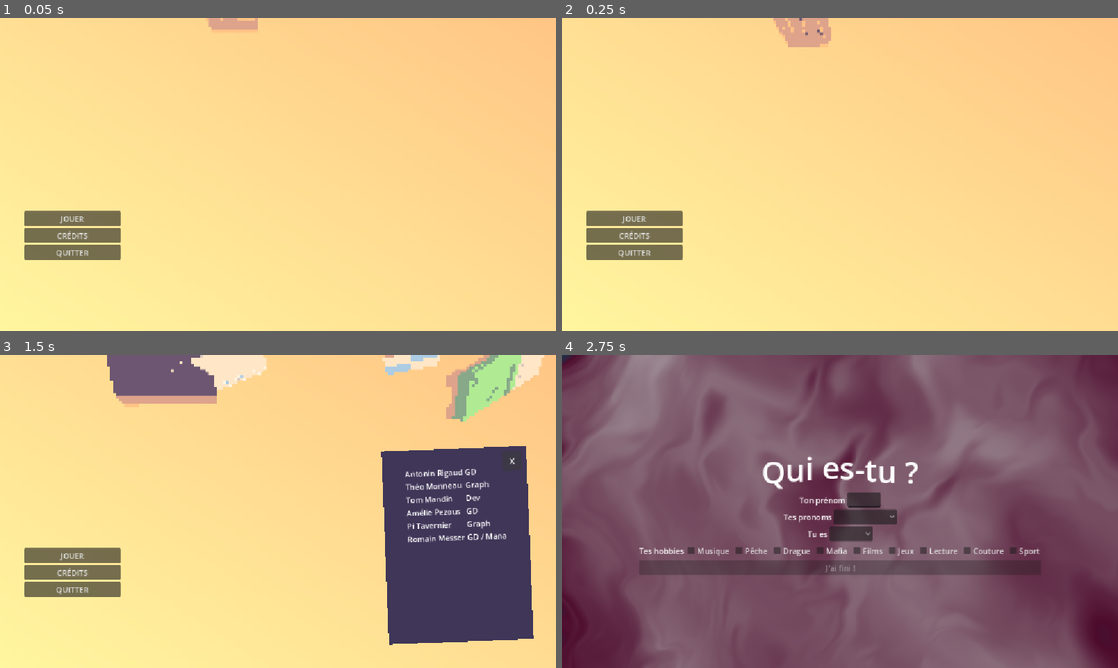
Above: before the commit, frames 1-4 (two rows, left to right).
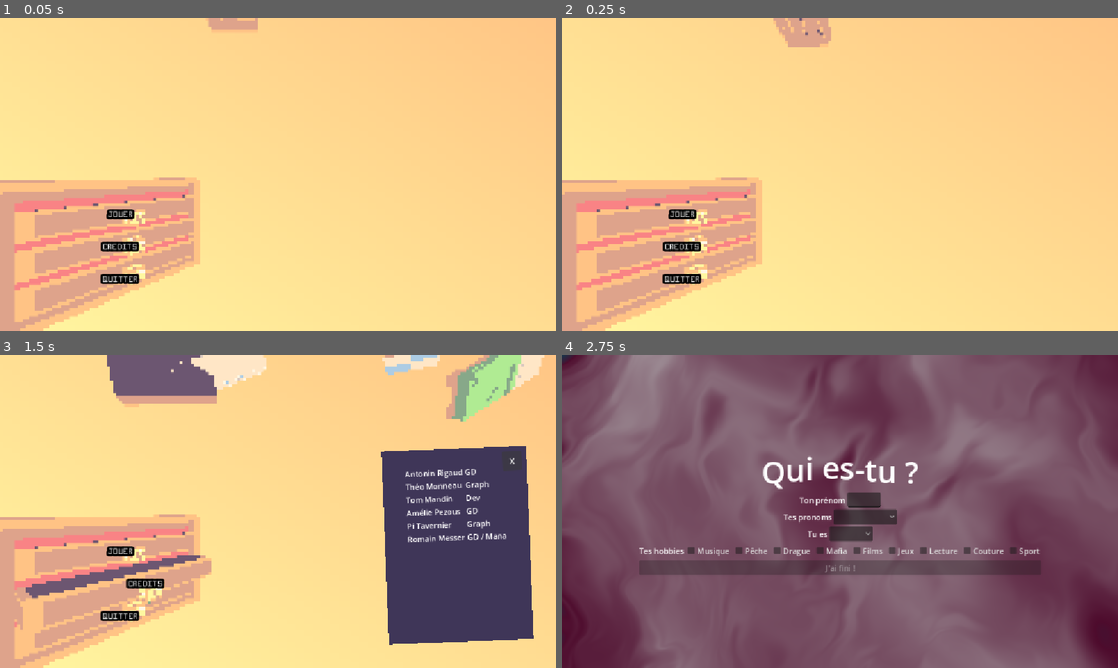
Above: after the commit, the same moments.

Repository: TotoEnF5/enjam-2026
Game: Godot game, scene res://scenes/Main_menu.tscn
Same seed, same stepped clock (60 frames per second), same inputs: the game is played once before the commit and once after it. This scene is started directly instead of the project's main scene.
Inputs:
- Up to frame 1 (0.05 s): no input
- Up to frame 2 (0.25 s): no input
- Up to frame 3 (1.5 s): click "CRÉDITS" (after the commit: "CREDITS") at 0.5 s; click "X" at 1.25 s
- Up to frame 4 (2.75 s): click "JOUER" at 2 s

The runs differ from the first frame. In frame 1, 14% of the frame differs, in the area x 0-36%, y 50-100%; in frame 2, 14%; in frame 3, 14%, in the area x 0-38%, y 50-100%; in frame 4, nothing differs.

Commit message:
yaha main menu fancy

Diff:
--- a/assets/Material/meubles01.tres
+++ b/assets/Material/meubles01.tres
@@ -1,6 +1,6 @@
 [gd_resource type="StandardMaterial3D" format=3 uid="uid://b8kxfx3n7i0at"]
 
-[ext_resource type="Texture2D" uid="uid://d2srhyxo1rnda" path="res://assets/Models/PlanDeTravail_ENJAM.png" id="1_xcr74"]
+[ext_resource type="Texture2D" uid="uid://0b1i4sryhsg3" path="res://assets/Models/MeubleTiroir_ENJAM.png" id="1_xcr74"]
 
 [resource]
 cull_mode = 2
--- a/scenes/Main_menu.tscn
+++ b/scenes/Main_menu.tscn
@@ -2,13 +2,26 @@
 
 [ext_resource type="Script" uid="uid://cvgr1mucyhthv" path="res://scripts/main_menu.gd" id="1_d1rr7"]
 [ext_resource type="Script" uid="uid://bhb82fdvhjsbv" path="res://scripts/button.gd" id="2_d1rr7"]
+[ext_resource type="FontFile" uid="uid://clgryhs50yo87" path="res://assets/Font/Modern Pixels.ttf" id="3_3tmrh"]
 [ext_resource type="PackedScene" uid="uid://dilrguime6ts1" path="res://scenes/particle_mm.tscn" id="3_ow2sg"]
+[ext_resource type="PackedScene" uid="uid://dutt0h8xgqij1" path="res://assets/Models/MeubleTiroir.glb" id="4_qtdab"]
+[ext_resource type="PackedScene" uid="uid://cd870eu6isdvw" path="res://assets/Models/Tiroir.glb" id="5_610dt"]
 
 [sub_resource type="StyleBoxFlat" id="StyleBoxFlat_ddug4"]
 bg_color = Color(0.7344132, 0.5156983, 0.70600116, 1)
 
 [sub_resource type="ViewportTexture" id="ViewportTexture_d1rr7"]
 viewport_path = NodePath("SubViewportContainer/SubViewport")
+
+[sub_resource type="StyleBoxEmpty" id="StyleBoxEmpty_610dt"]
+
+[sub_resource type="StyleBoxEmpty" id="StyleBoxEmpty_3tmrh"]
+
+[sub_resource type="StyleBoxEmpty" id="StyleBoxEmpty_cvwki"]
+
+[sub_resource type="StyleBoxEmpty" id="StyleBoxEmpty_2w1r8"]
+
+[sub_resource type="StyleBoxEmpty" id="StyleBoxEmpty_q4q5n"]
 
 [sub_resource type="Animation" id="Animation_d1rr7"]
 length = 0.001
@@ -35,6 +48,150 @@
 "transitions": PackedFloat32Array(1),
 "update": 0,
 "values": [0.0]
+}
+tracks/2/type = "value"
+tracks/2/imported = false
+tracks/2/enabled = true
+tracks/2/path = NodePath("Tiroir3:position")
+tracks/2/interp = 1
+tracks/2/loop_wrap = true
+tracks/2/keys = {
+"times": PackedFloat32Array(0),
+"transitions": PackedFloat32Array(1),
+"update": 0,
+"values": [Vector3(-5.8819194, -31.863062, -7.60393)]
+}
+tracks/3/type = "value"
+tracks/3/imported = false
+tracks/3/enabled = true
+tracks/3/path = NodePath("Tiroir3:rotation")
+tracks/3/interp = 1
+tracks/3/loop_wrap = true
+tracks/3/keys = {
+"times": PackedFloat32Array(0),
+"transitions": PackedFloat32Array(1),
+"update": 0,
+"values": [Vector3(0, -0.5695282, 0)]
+}
+tracks/4/type = "value"
+tracks/4/imported = false
+tracks/4/enabled = true
+tracks/4/path = NodePath("Tiroir2:rotation")
+tracks/4/interp = 1
+tracks/4/loop_wrap = true
+tracks/4/keys = {
+"times": PackedFloat32Array(0),
+"transitions": PackedFloat32Array(1),
+"update": 0,
+"values": [Vector3(0, -0.5695282, 0)]
+}
+tracks/5/type = "value"
+tracks/5/imported = false
+tracks/5/enabled = true
+tracks/5/path = NodePath("Tiroir2:position")
+tracks/5/interp = 1
+tracks/5/loop_wrap = true
+tracks/5/keys = {
+"times": PackedFloat32Array(0),
+"transitions": PackedFloat32Array(1),
+"update": 0,
+"values": [Vector3(-5.8819194, -32.839752, -7.60393)]
+}
+tracks/6/type = "value"
+tracks/6/imported = false
+tracks/6/enabled = true
+tracks/6/path = NodePath("Tiroir:position")
+tracks/6/interp = 1
+tracks/6/loop_wrap = true
+tracks/6/keys = {
+"times": PackedFloat32Array(0),
+"transitions": PackedFloat32Array(1),
+"update": 0,
+"values": [Vector3(-5.8819194, -33.818977, -7.60393)]
+}
+tracks/7/type = "value"
+tracks/7/imported = false
+tracks/7/enabled = true
+tracks/7/path = NodePath("Tiroir:rotation")
+tracks/7/interp = 1
+tracks/7/loop_wrap = true
+tracks/7/keys = {
+"times": PackedFloat32Array(0),
+"transitions": PackedFloat32Array(1),
+"update": 0,
+"values": [Vector3(0, -0.5695282, 0)]
+}
+tracks/8/type = "value"
+tracks/8/imported = false
+tracks/8/enabled = true
+tracks/8/path = NodePath("VBoxContainer/Button_play:offset_transform_position")
+tracks/8/interp = 1
+tracks/8/loop_wrap = true
+tracks/8/keys = {
+"times": PackedFloat32Array(0),
+"transitions": PackedFloat32Array(1),
+"update": 0,
+"values": [Vector2(0, 0)]
+}
+tracks/9/type = "value"
+tracks/9/imported = false
+tracks/9/enabled = true
+tracks/9/path = NodePath("VBoxContainer/Button_play:offset_transform_scale")
+tracks/9/interp = 1
+tracks/9/loop_wrap = true
+tracks/9/keys = {
+"times": PackedFloat32Array(0),
+"transitions": PackedFloat32Array(1),
+"update": 0,
+"values": [Vector2(1, 1)]
+}
+tracks/10/type = "value"
+tracks/10/imported = false
+tracks/10/enabled = true
+tracks/10/path = NodePath("VBoxContainer/Button_credits:offset_transform_position")
+tracks/10/interp = 1
+tracks/10/loop_wrap = true
+tracks/10/keys = {
+"times": PackedFloat32Array(0),
+"transitions": PackedFloat32Array(1),
+"update": 0,
+"values": [Vector2(0, 0)]
+}
+tracks/11/type = "value"
+tracks/11/imported = false
+tracks/11/enabled = true
+tracks/11/path = NodePath("VBoxContainer/Button_credits:offset_transform_scale")
+tracks/11/interp = 1
+tracks/11/loop_wrap = true
+tracks/11/keys = {
+"times": PackedFloat32Array(0),
+"transitions": PackedFloat32Array(1),
+"update": 0,
+"values": [Vector2(1, 1)]
+}
+tracks/12/type = "value"
+tracks/12/imported = false
+tracks/12/enabled = true
+tracks/12/path = NodePath("VBoxContainer/Button_quit:offset_transform_position")
+tracks/12/interp = 1
+tracks/12/loop_wrap = true
+tracks/12/keys = {
+"times": PackedFloat32Array(0),
+"transitions": PackedFloat32Array(1),
+"update": 0,
+"values": [Vector2(0, 0)]
+}
+tracks/13/type = "value"
+tracks/13/imported = false
+tracks/13/enabled = true
+tracks/13/path = NodePath("VBoxContainer/Button_quit:offset_transform_scale")
+tracks/13/interp = 1
+tracks/13/loop_wrap = true
+tracks/13/keys = {
+"times": PackedFloat32Array(0),
+"transitions": PackedFloat32Array(1),
+"update": 0,
+"values": [Vector2(1, 1)]
 }
 
 [sub_resource type="Animation" id="Animation_ow2sg"]
@@ -65,10 +222,169 @@
 "values": [0.08726646, 0.08726646, -0.08726646259971647, 0.05235987755982989, -0.01745329251994329, 0.0]
 }
 
+[sub_resource type="Animation" id="Animation_cvwki"]
+resource_name = "tiroir_bas"
+length = 0.35
+tracks/0/type = "value"
+tracks/0/imported = false
+tracks/0/enabled = true
+tracks/0/path = NodePath("Tiroir:position")
+tracks/0/interp = 1
+tracks/0/loop_wrap = true
+tracks/0/keys = {
+"times": PackedFloat32Array(0, 0.30061617, 0.35),
+"transitions": PackedFloat32Array(1, 1, 1),
+"update": 0,
+"values": [Vector3(-5.8819194, -33.818977, -7.60393), Vector3(-4.627, -33.819, -6.787), Vector3(-4.7012076, -33.818977, -6.7897897)]
+}
+tracks/1/type = "value"
+tracks/1/imported = false
+tracks/1/enabled = true
+tracks/1/path = NodePath("Tiroir:rotation")
+tracks/1/interp = 1
+tracks/1/loop_wrap = true
+tracks/1/keys = {
+"times": PackedFloat32Array(0, 0.30061617, 0.35),
+"transitions": PackedFloat32Array(1, 1, 1),
+"update": 0,
+"values": [Vector3(0, -0.5695282, 0), Vector3(0.032229114, -0.56973547, -0.085322), Vector3(0, -0.5695282, 0)]
+}
+tracks/2/type = "value"
+tracks/2/imported = false
+tracks/2/enabled = true
+tracks/2/path = NodePath("VBoxContainer/Button_quit:offset_transform_position")
+tracks/2/interp = 1
+tracks/2/loop_wrap = true
+tracks/2/keys = {
+"times": PackedFloat32Array(0, 0.3, 0.35),
+"transitions": PackedFloat32Array(1, 1, 1),
+"update": 0,
+"values": [Vector2(0, 0), Vector2(60, 0), Vector2(50, 0)]
+}
+tracks/3/type = "value"
+tracks/3/imported = false
+tracks/3/enabled = true
+tracks/3/path = NodePath("VBoxContainer/Button_quit:offset_transform_scale")
+tracks/3/interp = 1
+tracks/3/loop_wrap = true
+tracks/3/keys = {
+"times": PackedFloat32Array(0, 0.3, 0.35),
+"transitions": PackedFloat32Array(1, 1, 1),
+"update": 0,
+"values": [Vector2(1, 1), Vector2(1.3, 1.3), Vector2(1.2, 1.2)]
+}
+
+[sub_resource type="Animation" id="Animation_610dt"]
+resource_name = "tiroir_haut"
+length = 0.35
+tracks/0/type = "value"
+tracks/0/imported = false
+tracks/0/enabled = true
+tracks/0/path = NodePath("Tiroir3:position")
+tracks/0/interp = 1
+tracks/0/loop_wrap = true
+tracks/0/keys = {
+"times": PackedFloat32Array(0, 0.2, 0.3),
+"transitions": PackedFloat32Array(1, 1, 1),
+"update": 0,
+"values": [Vector3(-5.8819194, -31.863062, -7.60393), Vector3(-4.6697226, -31.863062, -6.8187666), Vector3(-4.9492497, -31.863062, -7.014902)]
+}
+tracks/1/type = "value"
+tracks/1/imported = false
+tracks/1/enabled = true
+tracks/1/path = NodePath("Tiroir3:rotation")
+tracks/1/interp = 1
+tracks/1/loop_wrap = true
+tracks/1/keys = {
+"times": PackedFloat32Array(0, 0.2, 0.3),
+"transitions": PackedFloat32Array(1, 1, 1),
+"update": 0,
+"values": [Vector3(0, -0.5695282, 0), Vector3(0.01827933, -0.57155734, -0.07185433), Vector3(0, -0.5695282, 0)]
+}
+tracks/2/type = "value"
+tracks/2/imported = false
+tracks/2/enabled = true
+tracks/2/path = NodePath("VBoxContainer/Button_play:offset_transform_position")
+tracks/2/interp = 1
+tracks/2/loop_wrap = true
+tracks/2/keys = {
+"times": PackedFloat32Array(0, 0.2, 0.3),
+"transitions": PackedFloat32Array(1, 1, 1),
+"update": 0,
+"values": [Vector2(0, 0), Vector2(60, 0), Vector2(50, 0)]
+}
+tracks/3/type = "value"
+tracks/3/imported = false
+tracks/3/enabled = true
+tracks/3/path = NodePath("VBoxContainer/Button_play:offset_transform_scale")
+tracks/3/interp = 1
+tracks/3/loop_wrap = true
+tracks/3/keys = {
+"times": PackedFloat32Array(0, 0.2, 0.3),
+"transitions": PackedFloat32Array(1, 1, 1),
+"update": 0,
+"values": [Vector2(1, 1), Vector2(1.3, 1.3), Vector2(1.2, 1.2)]
+}
+
+[sub_resource type="Animation" id="Animation_3tmrh"]
+resource_name = "tiroir_mid"
+length = 0.35
+tracks/0/type = "value"
+tracks/0/imported = false
+tracks/0/enabled = true
+tracks/0/path = NodePath("Tiroir2:rotation")
+tracks/0/interp = 1
+tracks/0/loop_wrap = true
+tracks/0/keys = {
+"times": PackedFloat32Array(0, 0.26666668, 0.33333334),
+"transitions": PackedFloat32Array(1, 1, 1),
+"update": 0,
+"values": [Vector3(0, -0.5695282, 0), Vector3(0.033829097, -0.5709218, -0.11062489), Vector3(0, -0.5695282, 0)]
+}
+tracks/1/type = "value"
+tracks/1/imported = false
+tracks/1/enabled = true
+tracks/1/path = NodePath("Tiroir2:position")
+tracks/1/interp = 1
+tracks/1/loop_wrap = true
+tracks/1/keys = {
+"times": PackedFloat32Array(0, 0.26666668, 0.33333334),
+"transitions": PackedFloat32Array(1, 1, 1),
+"update": 0,
+"values": [Vector3(-5.8819194, -32.839752, -7.60393), Vector3(-4.706067, -32.839752, -6.8806596), Vector3(-5.016723, -32.839752, -7.065916)]
+}
+tracks/2/type = "value"
+tracks/2/imported = false
+tracks/2/enabled = true
+tracks/2/path = NodePath("VBoxContainer/Button_credits:offset_transform_position")
+tracks/2/interp = 1
+tracks/2/loop_wrap = true
+tracks/2/keys = {
+"times": PackedFloat32Array(0, 0.26666668, 0.33333334),
+"transitions": PackedFloat32Array(1, 1, 1),
+"update": 0,
+"values": [Vector2(0, 0), Vector2(60, 0), Vector2(50, 0)]
+}
+tracks/3/type = "value"
+tracks/3/imported = false
+tracks/3/enabled = true
+tracks/3/path = NodePath("VBoxContainer/Button_credits:offset_transform_scale")
+tracks/3/interp = 1
+tracks/3/loop_wrap = true
+tracks/3/keys = {
+"times": PackedFloat32Array(0, 0.26666668, 0.33333334),
+"transitions": PackedFloat32Array(1, 1, 1),
+"update": 0,
+"values": [Vector2(1, 1), Vector2(1.3, 1.3), Vector2(1.2, 1.2)]
+}
+
 [sub_resource type="AnimationLibrary" id="AnimationLibrary_qtdab"]
 _data = {
 &"RESET": SubResource("Animation_d1rr7"),
-&"Spawn_credits": SubResource("Animation_ow2sg")
+&"Spawn_credits": SubResource("Animation_ow2sg"),
+&"tiroir_bas": SubResource("Animation_cvwki"),
+&"tiroir_haut": SubResource("Animation_610dt"),
+&"tiroir_mid": SubResource("Animation_3tmrh")
 }
 
 [sub_resource type="StyleBoxFlat" id="StyleBoxFlat_gq8w2"]
@@ -81,6 +397,7 @@
 anchor_bottom = 1.0
 grow_horizontal = 2
 grow_vertical = 2
+mouse_filter = 2
 script = ExtResource("1_d1rr7")
 anim = NodePath("AnimationPlayer")
 
@@ -90,6 +407,7 @@
 offset_top = 321.0
 offset_right = 3630.0
 offset_bottom = 1401.0
+mouse_filter = 2
 
 [node name="SubViewport" type="SubViewport" parent="SubViewportContainer" unique_id=1777868754]
 handle_input_locally = false
@@ -109,6 +427,7 @@
 anchor_bottom = 1.0
 grow_horizontal = 2
 grow_vertical = 2
+mouse_filter = 2
 theme_override_styles/panel = SubResource("StyleBoxFlat_ddug4")
 
 [node name="TextureRect" type="TextureRect" parent="BG" unique_id=1105000136]
@@ -125,24 +444,53 @@
 anchors_preset = 2
 anchor_top = 1.0
 anchor_bottom = 1.0
-offset_left = 50.0
+offset_left = 150.0
 offset_top = -248.0
-offset_right = 250.0
+offset_right = 350.0
 offset_bottom = -48.0
 grow_vertical = 0
+mouse_filter = 2
+theme_override_constants/separation = 50
 
 [node name="Button_play" type="Button" parent="VBoxContainer" unique_id=371686126]
 layout_mode = 2
+offset_transform_enabled = true
+theme_override_constants/outline_size = 20
+theme_override_fonts/font = ExtResource("3_3tmrh")
+theme_override_font_sizes/font_size = 0
+theme_override_styles/normal = SubResource("StyleBoxEmpty_610dt")
+theme_override_styles/pressed = SubResource("StyleBoxEmpty_3tmrh")
+theme_override_styles/hover = SubResource("StyleBoxEmpty_cvwki")
+theme_override_styles/disabled = SubResource("StyleBoxEmpty_2w1r8")
+theme_override_styles/focus = SubResource("StyleBoxEmpty_q4q5n")
 text = "JOUER"
 script = ExtResource("2_d1rr7")
 
 [node name="Button_credits" type="Button" parent="VBoxContainer" unique_id=1039396264]
 layout_mode = 2
-text = "CRÉDITS"
+offset_transform_enabled = true
+theme_override_constants/outline_size = 20
+theme_override_fonts/font = ExtResource("3_3tmrh")
+theme_override_font_sizes/font_size = 0
+theme_override_styles/normal = SubResource("StyleBoxEmpty_610dt")
+theme_override_styles/pressed = SubResource("StyleBoxEmpty_3tmrh")
+theme_override_styles/hover = SubResource("StyleBoxEmpty_cvwki")
+theme_override_styles/disabled = SubResource("StyleBoxEmpty_2w1r8")
+theme_override_styles/focus = SubResource("StyleBoxEmpty_q4q5n")
+text = "CREDITS"
 script = ExtResource("2_d1rr7")
 
 [node name="Button_quit" type="Button" parent="VBoxContainer" unique_id=1958949804]
 layout_mode = 2
+offset_transform_enabled = true
+theme_override_constants/outline_size = 20
+theme_override_fonts/font = ExtResource("3_3tmrh")
+theme_override_font_sizes/font_size = 0
+theme_override_styles/normal = SubResource("StyleBoxEmpty_610dt")
+theme_override_styles/pressed = SubResource("StyleBoxEmpty_3tmrh")
+theme_override_styles/hover = SubResource("StyleBoxEmpty_cvwki")
+theme_override_styles/disabled = SubResource("StyleBoxEmpty_2w1r8")
+theme_override_styles/focus = SubResource("StyleBoxEmpty_q4q5n")
 text = "QUITTER"
 script = ExtResource("2_d1rr7")
 
@@ -253,7 +601,26 @@
 text = "X"
 expand_icon = true
 
+[node name="MeubleTiroir" parent="." unique_id=1800562585 instance=ExtResource("4_qtdab")]
+transform = Transform3D(0.8423618, 0, -0.53891236, 0, 1, 0, 0.53891236, 0, 0.8423618, -6.192812, -33.851448, -7.711992)
+
+[node name="Tiroir" parent="." unique_id=1652340633 instance=ExtResource("5_610dt")]
+transform = Transform3D(0.84215546, 0, -0.53923476, 0, 1.0000001, 0, 0.5392348, 0, 0.84215534, -5.8819194, -33.818977, -7.60393)
+
+[node name="Tiroir2" parent="." unique_id=74361720 instance=ExtResource("5_610dt")]
+transform = Transform3D(0.84215546, 0, -0.5392348, 0, 1, 0, 0.5392348, 0, 0.84215546, -5.8819194, -32.839752, -7.60393)
+
+[node name="Tiroir3" parent="." unique_id=162251424 instance=ExtResource("5_610dt")]
+transform = Transform3D(0.84215546, 0, -0.53923476, 0, 0.99999994, 0, 0.5392348, 0, 0.84215534, -5.8819194, -31.863062, -7.60393)
+
+[connection signal="focus_entered" from="VBoxContainer/Button_play" to="." method="_on_button_play_focus_entered"]
+[connection signal="mouse_entered" from="VBoxContainer/Button_play" to="." method="_on_button_play_mouse_entered"]
+[connection signal="mouse_exited" from="VBoxContainer/Button_play" to="." method="_on_button_play_mouse_exited"]
 [connection signal="pressed" from="VBoxContainer/Button_play" to="." method="_on_button_play_pressed"]
+[connection signal="mouse_entered" from="VBoxContainer/Button_credits" to="." method="_on_button_credits_mouse_entered"]
+[connection signal="mouse_exited" from="VBoxContainer/Button_credits" to="." method="_on_button_credits_mouse_exited"]
 [connection signal="pressed" from="VBoxContainer/Button_credits" to="." method="_on_button_credits_pressed"]
+[connection signal="mouse_entered" from="VBoxContainer/Button_quit" to="." method="_on_button_quit_mouse_entered"]
+[connection signal="mouse_exited" from="VBoxContainer/Button_quit" to="." method="_on_button_quit_mouse_exited"]
 [connection signal="pressed" from="VBoxContainer/Button_quit" to="." method="_on_button_quit_pressed"]
 [connection signal="pressed" from="Credits/Button" to="." method="_on_button_pressed"]
--- a/scripts/main_menu.gd
+++ b/scripts/main_menu.gd
@@ -2,6 +2,9 @@
 @export var anim : AnimationPlayer
 
 var cred : bool = false
+var t_haut : bool = false
+var t_mid : bool = false
+var t_bas : bool = false
 
 
 func _ready() -> void:
@@ -13,9 +16,12 @@
 
 
 func _on_button_credits_pressed() -> void:
-	#if
-	anim.play("Spawn_credits")
-
+	if cred == false :
+		anim.play("Spawn_credits")
+		cred = true
+	elif cred == true :
+		anim.play_backwards("Spawn_credits")
+		cred = false
 	pass # Replace with function body.
 
 
@@ -26,5 +32,39 @@
 
 func _on_button_pressed() -> void:
 	anim.play_backwards("Spawn_credits")
+	cred = false
+	pass # Replace with function body.
 
+
+func _on_button_play_mouse_entered() -> void:
+	if t_haut == false :
+		anim.play("tiroir_haut")
+		t_haut = true
 	pass # Replace with function body.
+
+
+func _on_button_play_mouse_exited() -> void:
+	if t_haut == true :
+		anim.play_backwards("tiroir_haut")
+		t_haut = false
+	pass # Replace with function body.
+
+
+func _on_button_credits_mouse_entered() -> void:
+	anim.play("tiroir_mid")
+	pass # Replace with function body.
+
+
+func _on_button_credits_mouse_exited() -> void:
+	anim.play_backwards("tiroir_mid")
+	pass # Replace with function body.
+
+
+func _on_button_quit_mouse_entered() -> void:
+	anim.play("tiroir_bas")
+	pass # Replace with function body.
+
+
+func _on_button_quit_mouse_exited() -> void:
+	anim.play_backwards("tiroir_bas")
+	pass # Replace with function body.
Binary file added: assets/Font/Modern Pixels.ttf
Not shown, added: assets/Font/Modern Pixels.ttf.import
Binary file added: assets/Models/Cadre_photo.glb
Not shown, added: assets/Models/Cadre_photo.glb.import
Not shown, added: assets/Models/ENJAM.gltf
Not shown, added: assets/Models/ENJAM.gltf.import
Binary file added: assets/Models/MeubleTiroir.glb
Not shown, added: assets/Models/MeubleTiroir.glb.import
Binary file added: assets/Models/MeubleTiroir_ENJAM.png
Not shown, added: assets/Models/MeubleTiroir_ENJAM.png.import
Binary file added: assets/Models/Tiroir.glb
Not shown, added: assets/Models/Tiroir.glb.import
(and 2 more such lines)
